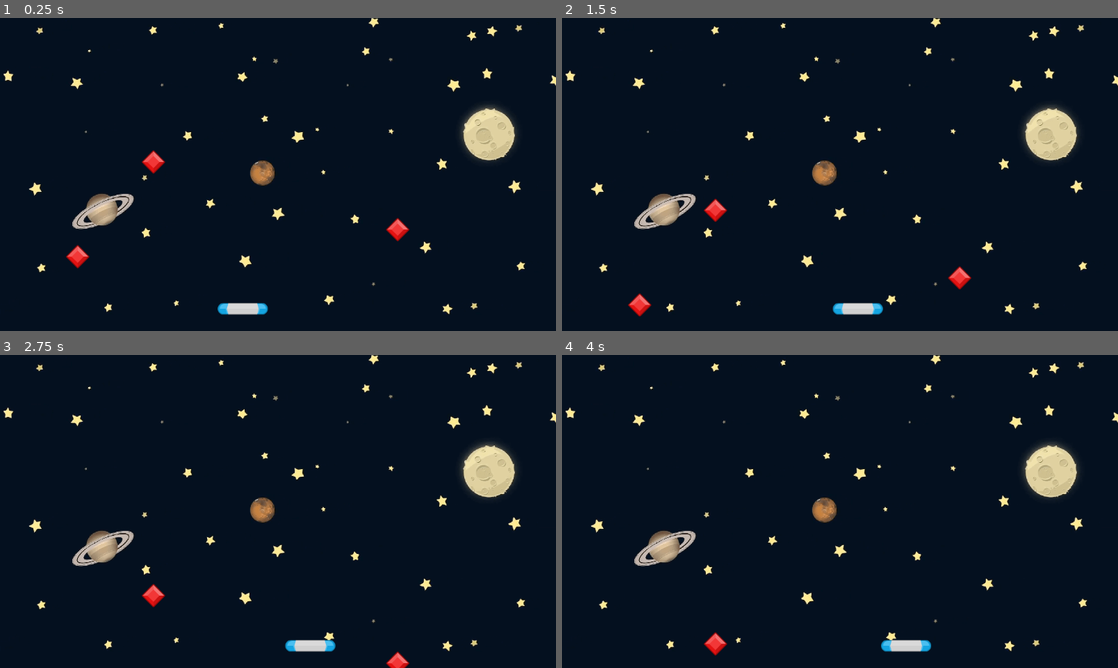
Above: before the commit, frames 1-4 (two rows, left to right).
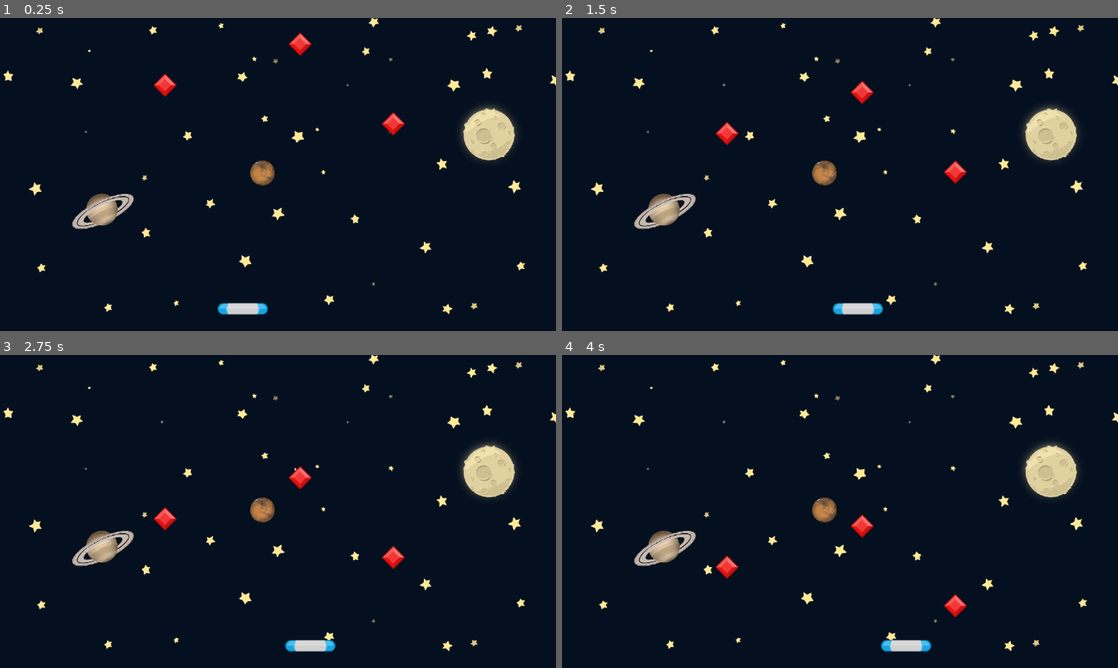
Above: after the commit, the same moments.

Repository: RamzesKh/gem_catcher
Game: Godot game, scene res://Scenes/Game/Game.tscn
The game is run twice, just before and just after one commit, with the same random seed, the same clock (stepped at 60 frames per second) and the same inputs.
Inputs:
- Up to frame 1 (0.25 s): no input
- Up to frame 2 (1.5 s): hold Right (Right) 0.53-1.28 s; hold A (Left) from 1.28 s (still down)
- Up to frame 3 (2.75 s): release A (Left) at 2.03 s; hold Right (Right) from 2.03 s (still down)
- Up to frame 4 (4 s): release Right (Right) at 3.53 s; hold A (Left) from 3.53 s (still down)

The runs differ from the first frame. In frame 1, 1.0% of the frame differs, in the area x 11-74%, y 4-80%; in frame 2, 1.0%, in the area x 11-74%, y 20-96%; in frame 3, 0.8%; in frame 4, 0.7%.

Commit message:
Add paddle collision handler to Game scene
Introduced Game.gd script to handle paddle collision via the area_entered signal. Updated Game.tscn to attach the script, connect the signal, and adjust gem positions.

Diff:
--- /dev/null
+++ b/Scenes/Game/Game.gd
@@ -0,0 +1,8 @@
+extends Node2D
+
+
+
+
+
+func _on_paddle_area_entered(area: Area2D) -> void:
+	print("COLLISION PADDLE")
--- a/Scenes/Game/Game.tscn
+++ b/Scenes/Game/Game.tscn
@@ -1,10 +1,12 @@
-[gd_scene load_steps=4 format=3 uid="uid://3lpijg7026xr"]
+[gd_scene load_steps=5 format=3 uid="uid://3lpijg7026xr"]
 
+[ext_resource type="Script" uid="uid://cfir5bv7pb4sd" path="res://Scenes/Game/Game.gd" id="1_ln2h6"]
 [ext_resource type="Texture2D" uid="uid://b51tnhagittnd" path="res://assets/GameBg.png" id="1_xbxml"]
 [ext_resource type="PackedScene" uid="uid://nksdeyr553sq" path="res://Scenes/Paddle/Paddle.tscn" id="2_ln2h6"]
 [ext_resource type="PackedScene" uid="uid://d7lfbj2x3tkx" path="res://Scenes/Gem/Gem.tscn" id="3_y3kpf"]
 
 [node name="Game" type="Node2D"]
+script = ExtResource("1_ln2h6")
 
 [node name="Sprite2D" type="Sprite2D" parent="."]
 position = Vector2(576.2, 325.8)
@@ -15,10 +17,12 @@
 position = Vector2(503, 602)
 
 [node name="Gem" parent="." instance=ExtResource("3_y3kpf")]
-position = Vector2(318, 253)
+position = Vector2(342, 94)
 
 [node name="Gem2" parent="." instance=ExtResource("3_y3kpf")]
-position = Vector2(824, 393)
+position = Vector2(815, 174)
 
 [node name="Gem3" parent="." instance=ExtResource("3_y3kpf")]
-position = Vector2(161, 449)
+position = Vector2(622, 9)
+
+[connection signal="area_entered" from="Paddle" to="." method="_on_paddle_area_entered"]
Not shown, added: Scenes/Game/Game.gd.uid
